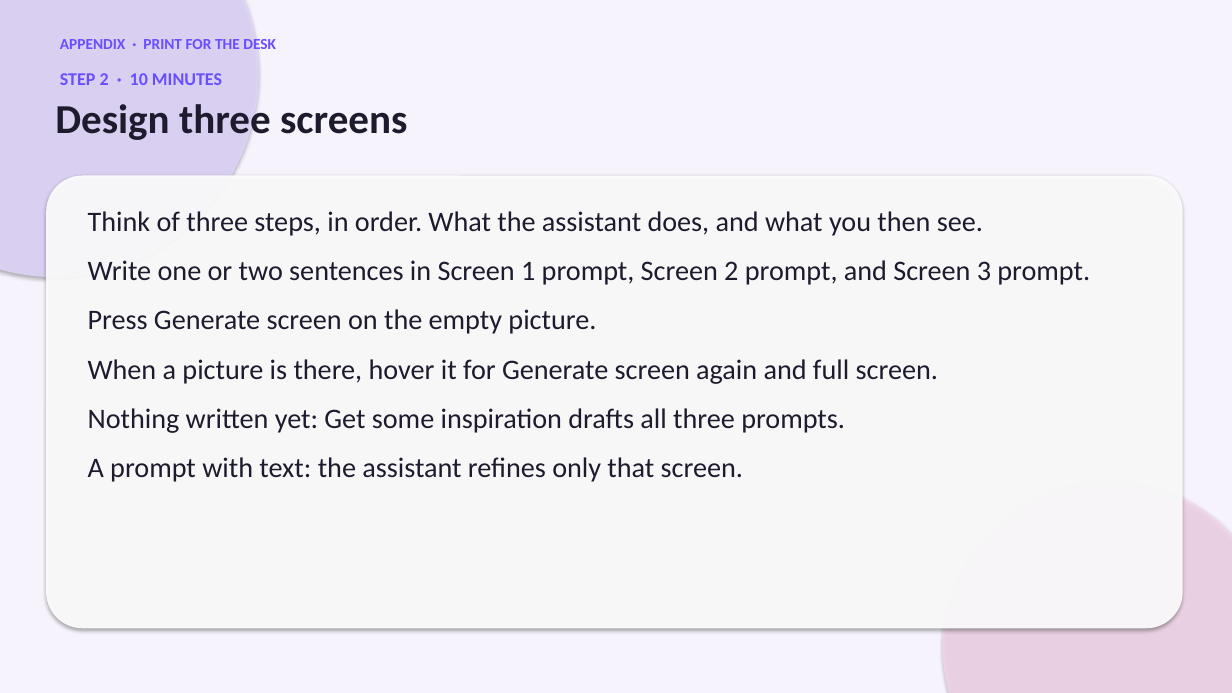
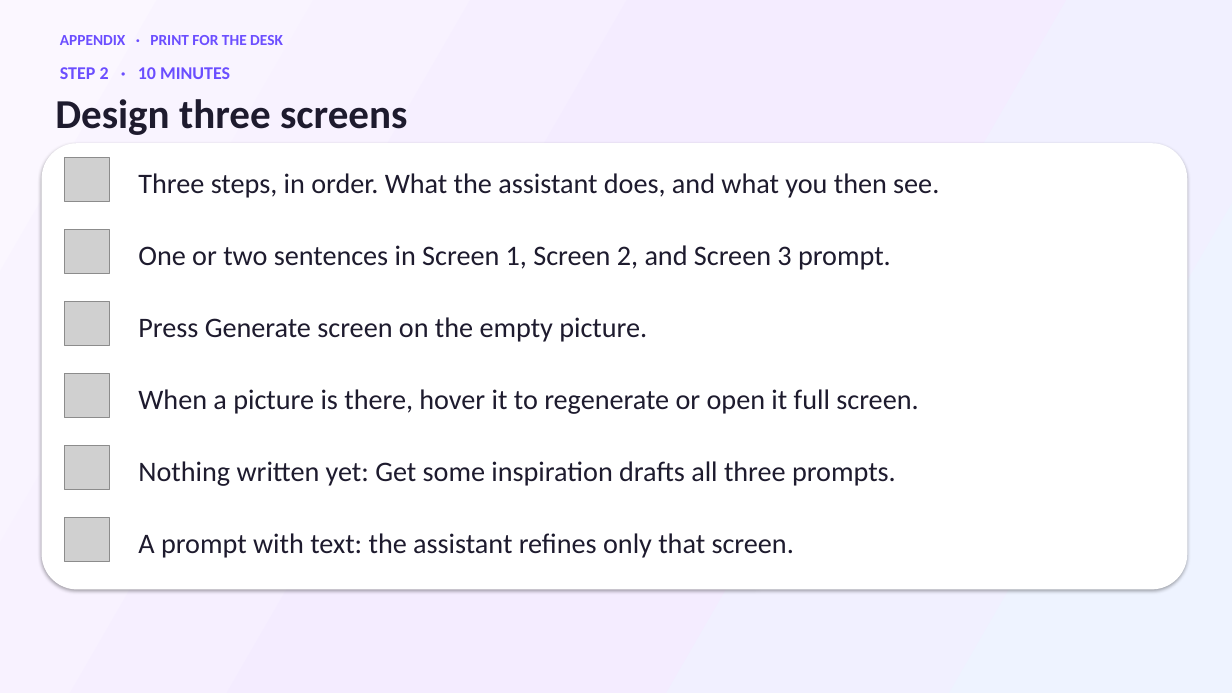
Before and after one commit to sync710n/wealthsymposium26, a slide deck: slide 5 of docs/Wealth-Symposium-Activity.pptx. Drawn at 1232x693 pixels with LibreOffice and Linux fonts; fonts in the diff are those of the drawing; grey boxes stand for pictures. Boxes give left, top, right and bottom in pixels: in the first picture for what was removed or moved away, otherwise in the second. Text is boxed around its words. In the diff, an @@ line names an element or a change of style, - is before the commit and + after.

Commit message:
Give the instruction deck a gradient background and an icon on every point.

```diff
--- a/docs/Wealth-Symposium-Activity.pptx
+++ b/docs/Wealth-Symposium-Activity.pptx
@@ background #F6F3FC to gradient #FBF7FF to #F4ECFF to #EEF3FF @@
@@ ellipse removed at [0, 0, 259, 277] @@
@@ text "APPENDIX · PRINT FOR THE ..." rewrapped from [60, 39, 276, 49] to [60, 35, 283, 45] @@
@@ text "STEP 2 · 10 MINUTES" rewrapped from [60, 73, 222, 85] to [60, 67, 230, 79] @@
@@ text "Design three screens": place and size @@
-text "Design three screens" at [55, 104, 407, 140]
+text "Design three screens" at [55, 99, 407, 135]
@@ rounded rectangle: place and size @@
-rounded rectangle at [46, 176, 1183, 628]
+rounded rectangle at [42, 143, 1188, 590]
@@ rounded rectangle at [42, 143, 1188, 590]: fill #FFFFFF at 92% opacity to #FFFFFF @@
@@ picture added at [65, 157, 109, 201] @@
@@ text added at [138, 173, 939, 198], 22 pt, text #1E1B2E @@
+Three steps, in order. What the assistant does, and what you then see.
@@ picture added at [65, 229, 109, 274] @@
@@ text removed at [88, 211, 1090, 482] @@
-Think of three steps, in order. What the assistant does, and what you then see.
-Write one or two sentences in Screen 1 prompt, Screen 2 prompt, and Screen 3 prompt.
-Press Generate screen on the empty picture.
-When a picture is there, hover it for Generate screen again and full screen.
-Nothing written yet: Get some inspiration drafts all three prompts.
-A prompt with text: the assistant refines only that screen.
@@ text added at [138, 245, 891, 270], 22 pt, text #1E1B2E @@
+One or two sentences in Screen 1, Screen 2, and Screen 3 prompt.
@@ picture added at [65, 301, 109, 346] @@
@@ text added at [138, 317, 647, 342], 22 pt, text #1E1B2E @@
+Press Generate screen on the empty picture.
@@ picture added at [65, 373, 109, 418] @@
@@ text added at [138, 389, 918, 414], 22 pt, text #1E1B2E @@
+When a picture is there, hover it to regenerate or open it full screen.
@@ picture added at [65, 445, 109, 490] @@
@@ text added at [138, 461, 896, 486], 22 pt, text #1E1B2E @@
+Nothing written yet: Get some inspiration drafts all three prompts.
@@ ellipse removed at [943, 481, 1232, 693] @@
@@ picture added at [65, 518, 109, 562] @@
@@ text added at [138, 533, 794, 558], 22 pt, text #1E1B2E @@
+A prompt with text: the assistant refines only that screen.
```
Also in this commit, not shown: 5 other slides changed.
